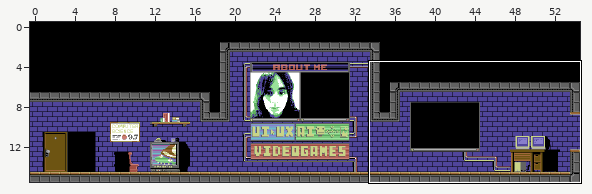
A Tiled map (JSON) gets an edit: src/assets/tilemaps/ProfileBuildingTilemap.json. The picture above shows the old version from afar; the outline marks the close-up.
Close-up. Old version:
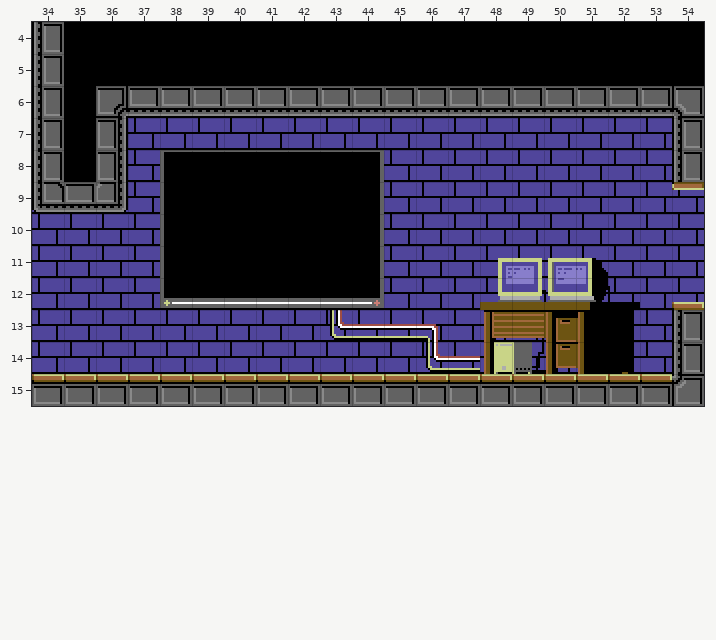
Cells are 16x16 px. Shown: x 34..54, y 4..15. The commit also changed other parts of the map, which this record leaves out. Tiles whose own drawing changed are shown in their newer look in all pictures.
The result:
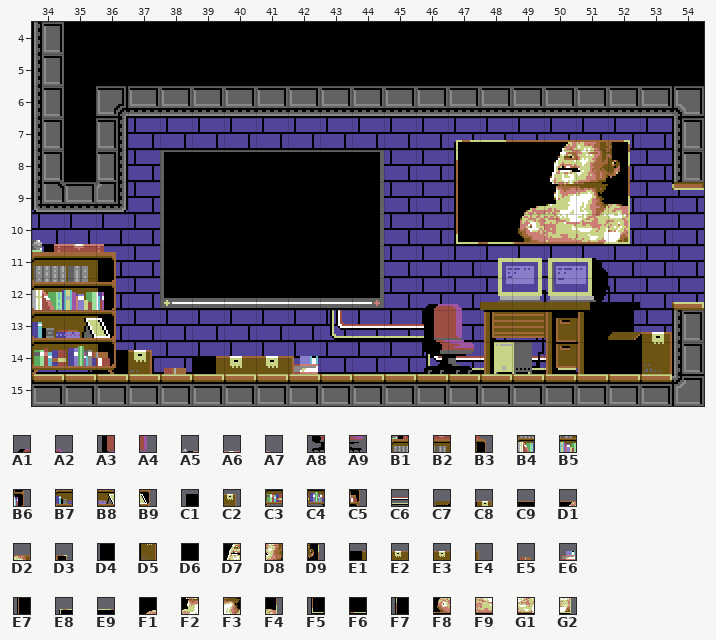
Key: from "ProfileBuildingTileset": A1 67, A2 68, A3 92, A4 93, A5 97, A6 98, A7 99, A8 117, A9 118, B1 122, B2 123, B3 124, B4 147, B5 148, B6 149, B7 172, B8 173, B9 174, C1 184, C2 185, C3 197, C4 198, C5 199, C6 201, C7 209, C8 210, C9 221, D1 222, D2 223, D3 224, D4 234, D5 235, D6 246, D7 247, D8 248, D9 249, E1 261, E2 262, E3 263, E4 264, E5 265, E6 266, E7 267, E8 269, E9 270, F1 271, F2 272, F3 273, F4 274, F5 292, F6 293, F7 294, F8 296, F9 297, G1 298, G2 299.
__ is an empty cell.
Tiles of an added or newly shown layer are drawn over the layers below it.
Changes in this commit:
Layer "Cables":
Tile C6 now appears in row 14 at x 48 to 50.
Tile C9 now appears in row 7 at x 49.
Tile D1 now appears in row 7 at x 50.
Tile D2 now appears in row 7 at x 51.
Tile D3 now appears in row 7 at x 52.
Tile D6 now appears in row 8 at x 48 to 49; in row 9 at x 48.
Tile D7 now appears in row 8 at x 50.
Tile D8 now appears in row 8 at x 51.
Tile D9 now appears in row 8 at x 52.
Tile E7 now appears in row 9 at x 47.
Tile E8 now appears in row 7 at x 47.
Tile E9 now appears in row 7 at x 48.
Tile F1 now appears in row 9 at x 49.
Tile F2 now appears in row 9 at x 50.
Tile F3 now appears in row 9 at x 51.
Tile F4 now appears in row 9 at x 52.
Tile F5 now appears in row 10 at x 47.
Tile F6 now appears in row 10 at x 48.
Tile F7 now appears in row 8 at x 47.
Tile F8 now appears in row 10 at x 49.
Tile F9 now appears in row 10 at x 50.
Tile G1 now appears in row 10 at x 51.
Tile G2 now appears in row 10 at x 52.
Layer "Decoration":
Tile C1 now appears in row 14 at x 36.
Tile C2 now appears in row 14 at x 37.
Tile E5 now appears in row 14 at x 38.
Tile E6 now appears in row 14 at x 42.
Layer "Decoration 2" (added):
Tile A1 now appears in row 12 at x 46.
Tile A2 now appears in row 12 at x 47.
Tile A3 now appears in row 13 at x 46.
Tile A4 now appears in row 13 at x 47.
Tile A5 now appears in row 10 at x 34.
Tile A6 now appears in row 10 at x 35.
Tile A7 now appears in row 10 at x 36.
Tile A8 now appears in row 14 at x 46.
Tile A9 now appears in row 14 at x 47.
Tile B1 now appears in row 11 at x 34.
Tile B2 now appears in row 11 at x 35.
Tile B3 now appears in row 11 at x 36.
Tile B4 now appears in row 12 at x 34.
Tile B5 now appears in row 12 at x 35.
Tile B6 now appears in row 12 at x 36.
Tile B7 now appears in row 13 at x 34.
Tile B8 now appears in row 13 at x 35.
Tile B9 now appears in row 13 at x 36.
Tile C3 now appears in row 14 at x 34.
Tile C4 now appears in row 14 at x 35.
Tile C5 now appears in row 14 at x 36.
Tile C7 now appears in row 13 at x 52.
Tile C8 now appears in row 13 at x 53.
Tile D4 now appears in row 14 at x 52.
Tile D5 now appears in row 14 at x 53.
Tile E1 now appears in row 14 at x 39.
Tile E2 now appears in row 14 at x 40.
Tile E3 now appears in row 14 at x 41.
Tile E4 now appears in row 14 at x 42.
Where, in picture pixels (left, top, right, bottom), the same in both close-ups:
added: (454, 140, 630, 244)
added: (32, 240, 318, 374)
added: (424, 304, 576, 374)
added: (608, 332, 672, 374)
